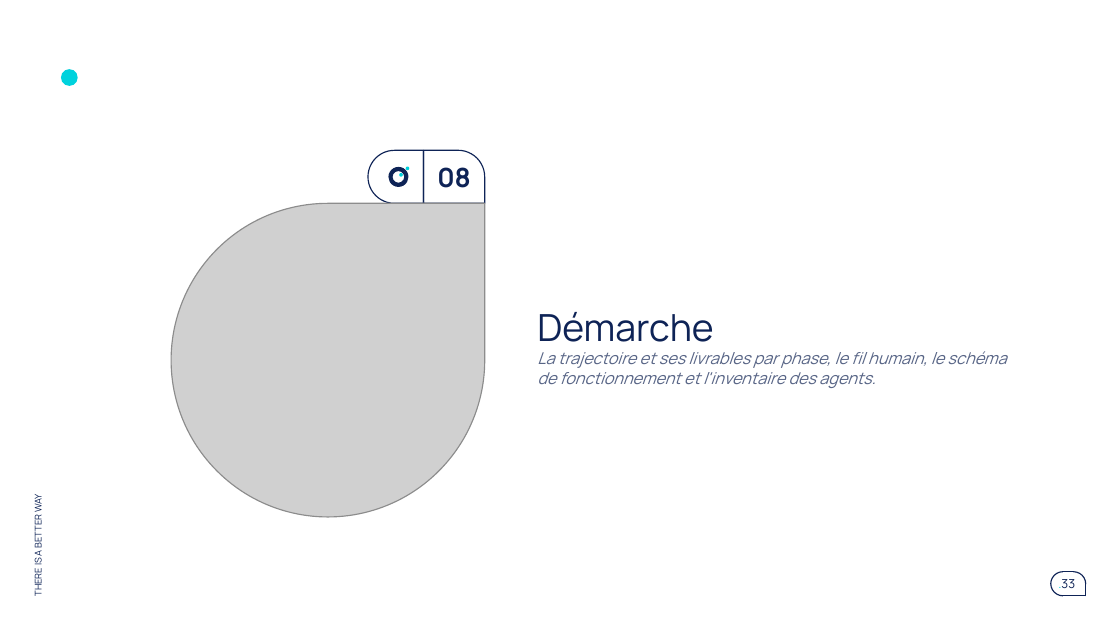
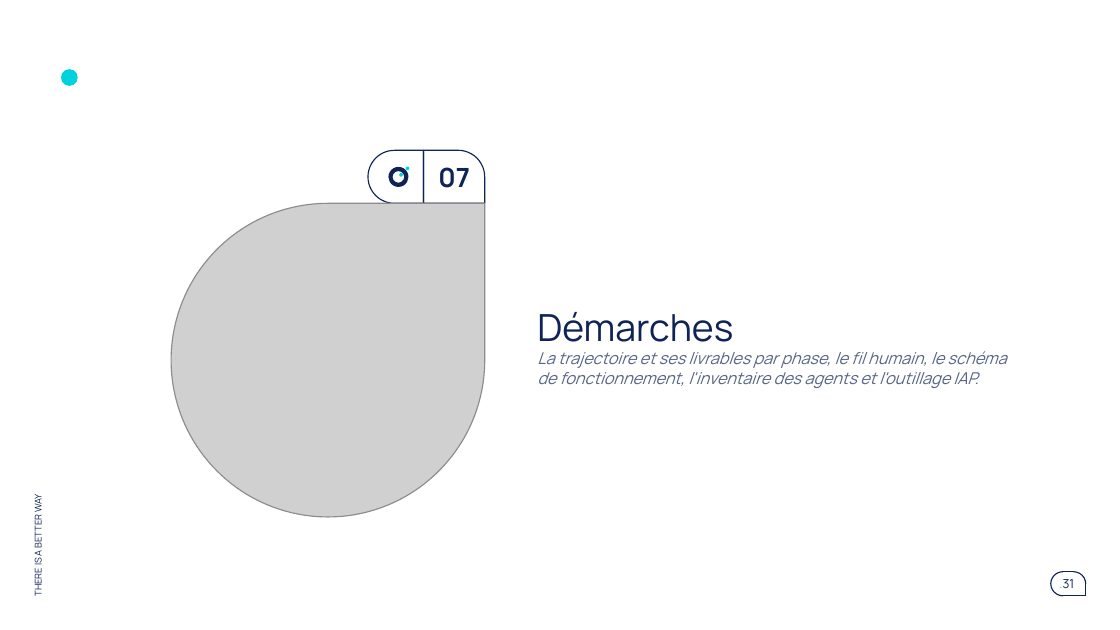
Before and after one commit to claudecamus-dot/Vscode3, a slide deck: slide 31 of docs/cadrage-ppt/bmad-iap-cadrage-synthese.pptx (slide 33 before the commit). Drawn at 1120x630 pixels with LibreOffice and Linux fonts; fonts in the diff are those of the drawing; grey boxes stand for pictures. Boxes give left, top, right and bottom in pixels: in the first picture for what was removed or moved away, otherwise in the second. Text is boxed around its words. In the diff, an @@ line names an element or a change of style, - is before the commit and + after.

```diff
--- a/docs/cadrage-ppt/bmad-iap-cadrage-synthese.pptx
+++ b/docs/cadrage-ppt/bmad-iap-cadrage-synthese.pptx
@@ text at box(438, 167, 470, 188): text changed @@
-08
+07
@@ title at box(537, 312, 1006, 388): text changed @@
-Démarche
-La trajectoire et ses livrables par phase, le fil humain, le schéma de fonctionnement et l'inventaire des agents.
+Démarches
+La trajectoire et ses livrables par phase, le fil humain, le schéma de fonctionnement, l'inventaire des agents et l'outillage IAP.
@@ page number at box(1059, 579, 1074, 588): text changed @@
-.33
+.31
```
Also in this commit, not shown: 17 other slides changed, 6 slides added, 5 slides removed, 2 other files.
